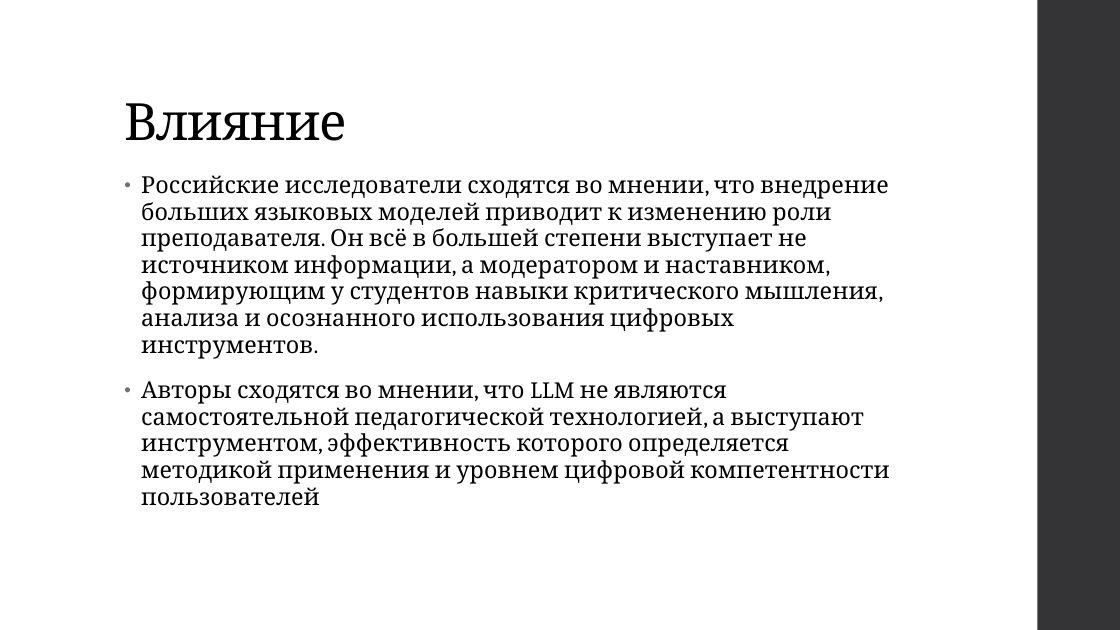
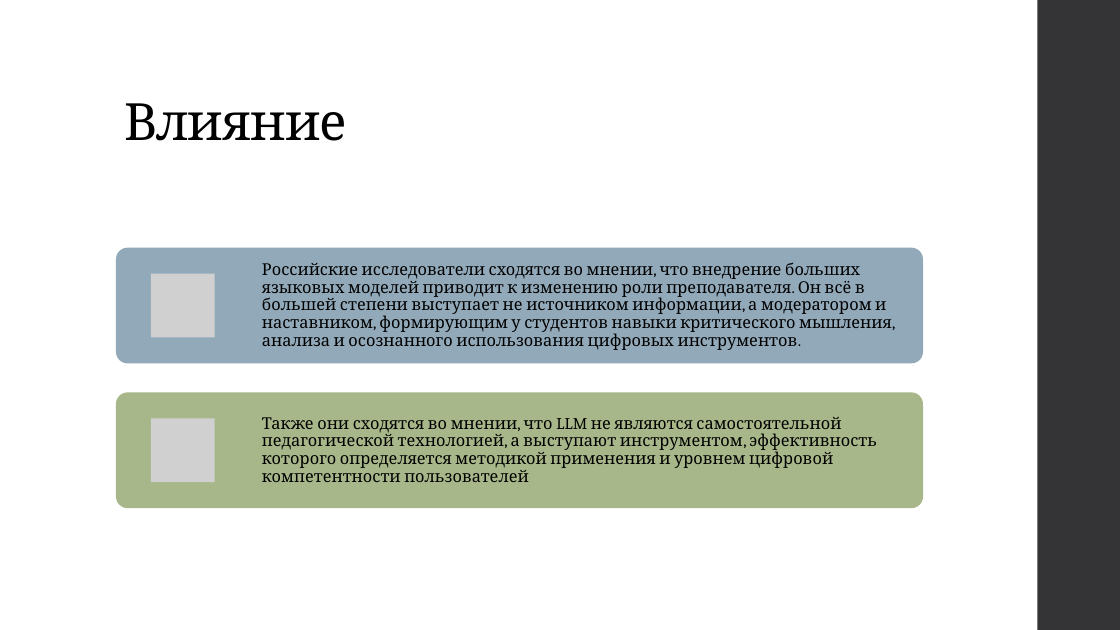
Before and after one commit to AknasMacefg/ITiABD, a slide deck: slide 4 of Курс 3/УНС/ИД23-1_Маслов_АН_УНС.pptx. Drawn at 1120x630 pixels with LibreOffice and Linux fonts; fonts in the diff are those of the drawing; grey boxes stand for pictures. Boxes give left, top, right and bottom in pixels: in the first picture for what was removed or moved away, otherwise in the second. Text is boxed around its words. In the diff, an @@ line names an element or a change of style, - is before the commit and + after.

Commit message:
55

```diff
--- a/Курс 3/УНС/ИД23-1_Маслов_АН_УНС.pptx
+++ b/Курс 3/УНС/ИД23-1_Маслов_АН_УНС.pptx
@@ text "Российские исследователи сходятся во мнении, ...": place and size @@
-text "Российские исследователи сходятся во мнении, ..." at bbox=[141, 175, 889, 506]
+text "Российские исследователи сходятся во мнении, ..." at bbox=[262, 262, 891, 350]
@@ text "Российские исследователи сходятся во мнении, ..." at bbox=[262, 262, 891, 350]: size 20 to 14 pt, letter spacing 0.1 to 0 pt; bullet • to none; line spacing 0.95 to 0.9; less space between paragraphs; vertical alignment top to middle @@
@@ text at bbox=[141, 381, 889, 506]: paragraph removed @@
-• Авторы сходятся во мнении, что LLM не являются самостоятельной педагогической технологией, а выступают инструментом, эффективность которого определяется методикой применения и уровнем цифровой компетентности пользователей
@@ group added at bbox=[116, 248, 923, 508]: 2 rounded rectangles, 2 pictures, 1 text @@
+Также они сходятся во мнении, что LLM не являются самостоятельной педагогической технологией, а выступают инструментом, эффективность которого определяется методикой применения и уровнем цифровой компетентности пользователей
```
Also in this commit, not shown: 6 other slides changed.
